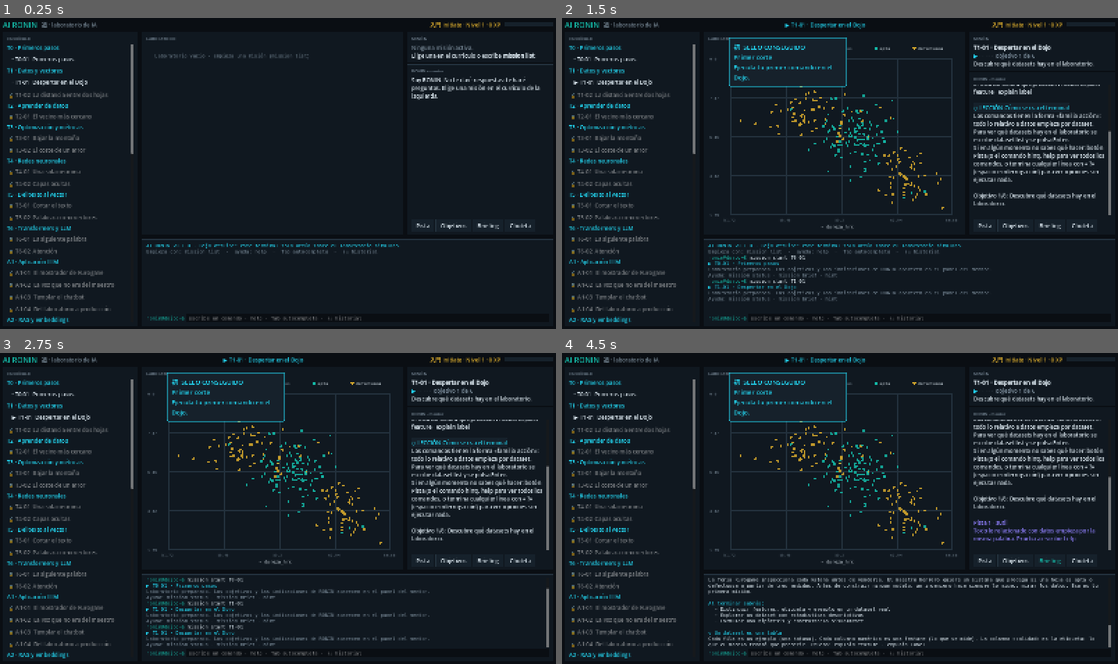
Above: before the commit, frames 1-4 (two rows, left to right).
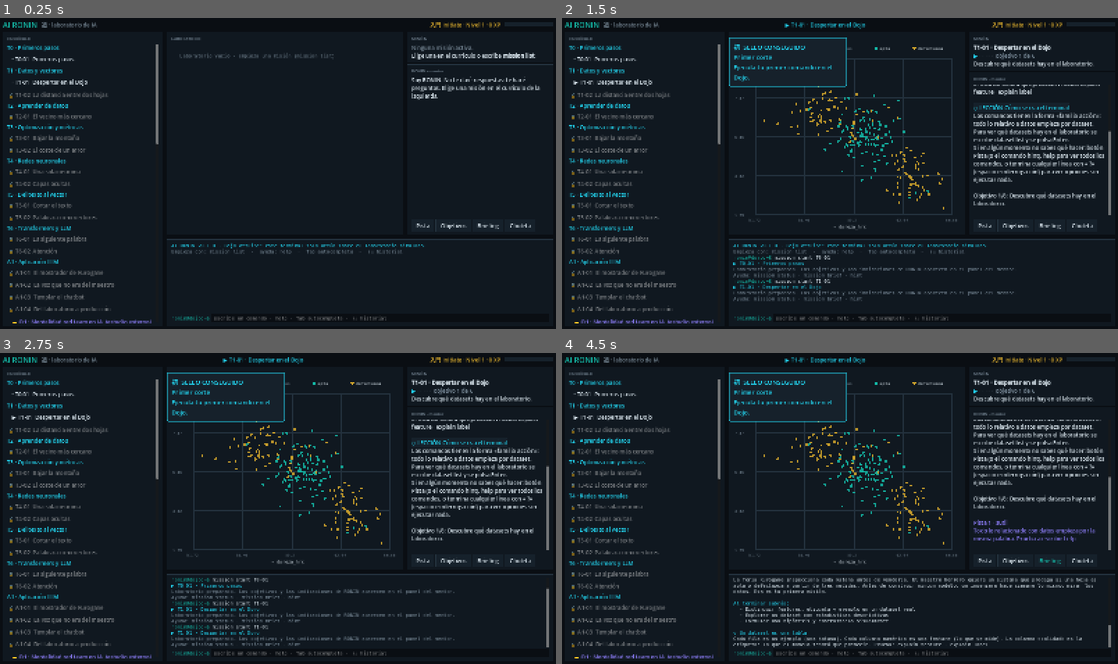
Above: after the commit, the same moments.

Repository: Kanarath/ai-ronin
Game: Godot game, scene res://ui/hub/hub_screen.tscn
The game is run twice, just before and just after one commit, with the same random seed, the same clock (stepped at 60 frames per second) and the same inputs.
Inputs:
- Up to frame 1 (0.25 s): no input
- Up to frame 2 (1.5 s): click "· T0-01 Primeros pasos" at 0.5 s; click "· T1-01 Despertar en el Dojo" at 1.25 s
- Up to frame 3 (2.75 s): click "▶ T1-01 Despertar en el Dojo" at 2 s
- Up to frame 4 (4.5 s): click "Pista" at 2.75 s; click "Objetivos" at 3.5 s; click "Briefing" at 4.25 s

The runs differ from the first frame. In frame 1, 1.8% of the frame differs, in the area x 1-77%, y 6-99%; in frame 2, 5.1%; in frame 3, 5.4%; in frame 4, 6.0%, in the area x 1-97%, y 6-99%.

Commit message:
Ruta de estudio externo: O1–O4, A5 y C4 con lecturas en su punto del temario
- study_path.json: temario (de docs/03), requisitos y referencias de cada unidad
- StudyPath y comando lecturas (lista, detalle, hecho, copiar); el Dojo no abre
  enlaces: los muestra y los copia al portapapeles local
- El mentor anuncia las lecturas de cada misión, las unidades desbloqueadas y
  las recomendadas antes de empezar una misión
- El hub coloca cada unidad tras su requisito
- LECTURAS.md con enlaces clicables, generado por tools/gen_lecturas.gd
- Seis referencias nuevas verificadas el 2026-11-09

Co-Authored-By: Claude Opus 5.5 <noreply@anthropic.com>

Diff:
--- a/game/content/references.json
+++ b/game/content/references.json
@@ -425,6 +425,12 @@
       "url": "https://www.iso.org/standard/42001",
       "consulted": "2026-11-09",
       "review_by": "2027-11-09"
-    }
+    },
+    {"id": "ref.owasp-genai-redteam", "title": "GenAI Red Teaming Guide v1.0 (enero de 2025)", "source": "OWASP GenAI Security Project", "type": "guia", "url": "https://genai.owasp.org/resource/genai-red-teaming-guide/", "consulted": "2026-11-09", "review_by": "2027-05-09"},
+    {"id": "ref.nist-ai-100-2", "title": "NIST AI 100-2 E2025 · Adversarial Machine Learning: A Taxonomy and Terminology of Attacks and Mitigations (marzo de 2025; NIST prevé revisiones anuales)", "source": "NIST", "type": "norma", "url": "https://csrc.nist.gov/pubs/ai/100/2/e2025/final", "consulted": "2026-11-09", "review_by": "2027-03-31"},
+    {"id": "ref.ms-stride", "title": "Microsoft Threat Modeling Tool · categorías de amenaza STRIDE", "source": "Microsoft Learn", "type": "guia", "url": "https://learn.microsoft.com/azure/security/develop/threat-modeling-tool-threats", "consulted": "2026-11-09"},
+    {"id": "ref.mitre-atlas", "title": "MITRE ATLAS (Adversarial Threat Landscape for Artificial-Intelligence Systems) · base de conocimiento viva; comprueba la versión vigente en la web", "source": "MITRE", "type": "base-conocimiento", "url": "https://atlas.mitre.org/", "consulted": "2026-11-09", "review_by": "2027-05-09"},
+    {"id": "ref.cvss-4", "title": "CVSS v4.0 Specification Document (publicada el 1 de noviembre de 2023)", "source": "FIRST", "type": "norma", "url": "https://www.first.org/cvss/v4.0/specification-document", "consulted": "2026-11-09"},
+    {"id": "ref.a2a-spec", "title": "Agent2Agent (A2A) Protocol · especificación (versión estable 1.x; proyecto de la Linux Foundation)", "source": "A2A Project · Linux Foundation", "type": "especificacion", "url": "https://a2a-protocol.org/latest/specification/", "consulted": "2026-11-09", "review_by": "2027-05-09"}
   ]
 }
--- /dev/null
+++ b/game/content/study_path.json
@@ -0,0 +1,54 @@
+{
+  "schema_version": 1,
+  "note": "Unidades del temario sin misión en el Dojo: se estudian por fuera, con las referencias. El texto de «temario» es el de docs/03-curriculo.md; los requisitos siguen la misma tabla.",
+  "units": [
+    {
+      "id": "O1",
+      "title": "O1 · Mentalidad red team en IA",
+      "temario": "En qué cambia la superficie de ataque; ciclo de un engagement; reglas de enfrentamiento y autorización.",
+      "unlock": { "missions": ["A1-04"], "studies": [] },
+      "recommended_before": ["C5-01"],
+      "refs": ["ref.owasp-genai-redteam", "ref.owasp-llm-2025", "ref.nist-ai-100-2"]
+    },
+    {
+      "id": "O2",
+      "title": "O2 · Reconocimiento",
+      "temario": "Identificar componentes de IA, modelos, dependencias y servicios expuestos (en entornos simulados).",
+      "unlock": { "missions": ["A2-03"], "studies": [] },
+      "recommended_before": ["C5-01"],
+      "refs": ["ref.owasp-genai-redteam", "ref.cyclonedx-mlbom", "ref.nist-ai-100-2"]
+    },
+    {
+      "id": "O3",
+      "title": "O3 · Threat modeling",
+      "temario": "Activos, fronteras de confianza, rutas de ataque; STRIDE adaptado; MITRE ATLAS.",
+      "unlock": { "missions": ["A3-03"], "studies": [] },
+      "recommended_before": ["C5-01"],
+      "refs": ["ref.ms-stride", "ref.mitre-atlas", "ref.nist-ai-100-2", "ref.owasp-agentic-2026"]
+    },
+    {
+      "id": "O4",
+      "title": "O4 · Impacto e informes",
+      "temario": "Demostración de impacto e informes: severidad, reproducibilidad, evidencias, recomendaciones y verificación.",
+      "unlock": { "missions": [], "studies": ["O1"] },
+      "recommended_before": ["C5-02", "O5-01"],
+      "refs": ["ref.cvss-4", "ref.owasp-genai-redteam"]
+    },
+    {
+      "id": "A5",
+      "title": "A5 · Multiagente y A2A",
+      "temario": "Orquestador y trabajadores, paso de mensajes, protocolo A2A (Agent Cards, tareas) y delegación; autenticación entre agentes, firma e integridad de los mensajes, confianza cero entre agentes y disyuntores; observabilidad distribuida.",
+      "unlock": { "missions": ["A4-03"], "studies": [] },
+      "recommended_before": [],
+      "refs": ["ref.a2a-spec", "ref.owasp-agentic-2026"]
+    },
+    {
+      "id": "C4",
+      "title": "C4 · Multi-Agent Red Team Lab",
+      "temario": "Capstone de A5: confianza entre agentes.",
+      "unlock": { "missions": [], "studies": ["A5"] },
+      "recommended_before": ["C5-01"],
+      "refs": ["ref.a2a-spec", "ref.owasp-agentic-2026", "ref.owasp-genai-redteam"]
+    }
+  ]
+}
--- /dev/null
+++ b/game/core/commands/study_commands.gd
@@ -0,0 +1,120 @@
+class_name StudyCommands
+extends RefCounted
+## Lecturas: referencias de cada misión y unidades del temario que se estudian fuera del Dojo.
+## El Dojo no abre enlaces ni se conecta a nada: muestra la dirección y, como mucho, la copia
+## al portapapeles local para que la abras tú en tu navegador.
+
+
+static func register(reg: CommandRegistry) -> void:
+	reg.register(Command.new("lecturas", "Ruta de estudio externo y referencias: sin tema, lista las unidades; con tema, sus lecturas.",
+		func(c: CommandContext, a: Dictionary) -> CommandResult: return _show(c, a), "ayuda")
+		.with_signature(CommandSignature.new()
+			.pos("tema", "unidad (O1…), misión (A3-03) o referencia (ref.…)", "string", false)
+			.example("lecturas").example("lecturas O3").example("lecturas C1-01")))
+	reg.register(Command.new("lecturas hecho", "Marca como estudiada una unidad de estudio externo (desbloquea las que dependen de ella).",
+		func(c: CommandContext, a: Dictionary) -> CommandResult: return _done(c, a), "ayuda")
+		.with_signature(CommandSignature.new().pos("unidad", "O1, O2, O3, O4, A5 o C4").example("lecturas hecho O1")))
+	reg.register(Command.new("lecturas copiar", "Copia al portapapeles la dirección de una referencia (el Dojo no abre enlaces).",
+		func(c: CommandContext, a: Dictionary) -> CommandResult: return _copy(c, a), "ayuda")
+		.with_signature(CommandSignature.new().pos("referencia", "id de la referencia (ref.…)").example("lecturas copiar ref.mitre-atlas")))
+
+
+static func _game(c: CommandContext) -> DojoGame:
+	return c.shell.get_game() as DojoGame
+
+
+static func ref_lines(r: CommandResult, path: StudyPath, ids: Array) -> void:
+	for id: String in ids:
+		var ref: Dictionary = path.refs.get(id, {})
+		if ref.is_empty():
+			continue
+		r.line("• %s — %s" % [ref["title"], ref.get("source", ref.get("authors", ""))], "normal")
+		if ref.has("url"):
+			r.line("  %s  (consultada %s) · lecturas copiar %s" % [ref["url"], ref.get("consulted", "?"), id], "muted")
+		else:
+			r.line("  sin enlace en línea (libro o publicación impresa)", "muted")
+
+
+static func _show(c: CommandContext, a: Dictionary) -> CommandResult:
+	var g := _game(c)
+	if g == null:
+		return CommandResult.error("Las lecturas necesitan una partida.")
+	var path := g.study
+	var tema: String = a.get("tema", "") if a.get("tema") != null else ""
+	var r := CommandResult.new()
+	if tema.is_empty():
+		r.line("Ruta de estudio externo: unidades del temario sin misión en el Dojo", "accent")
+		var data: Array = []
+		for u: Dictionary in path.units:
+			var st := path.status(g.progress, u["id"])
+			var req := ", ".join(path.missing(g.progress, u["id"])) if st == "bloqueada" else ""
+			data.append([{"estudiada": "✓", "disponible": "·", "bloqueada": "🔒"}[st] + " " + String(u["id"]), u["title"], st, req])
+		r.table(PackedStringArray(["unidad", "título", "estado", "falta"]), data)
+		r.line("Detalle y enlaces: lecturas <unidad> · lecturas de una misión: lecturas <misión>", "muted")
+		c.emit("study.list", {})
+		return r
+	var u := path.unit(tema)
+	if not u.is_empty():
+		var st := path.status(g.progress, u["id"])
+		r.line("%s · estudio externo (%s)" % [u["title"], st], "accent")
+		r.line("Temario: " + String(u["temario"]), "normal")
+		var after := PackedStringArray(u["unlock"]["missions"]) + PackedStringArray(u["unlock"]["studies"])
+		r.line("Se estudia después de: %s" % (", ".join(after) if not after.is_empty() else "—"), "muted")
+		if not u["recommended_before"].is_empty():
+			r.line("Recomendada antes de: %s" % ", ".join(PackedStringArray(u["recommended_before"])), "muted")
+		if st == "bloqueada":
+			r.line("🔒 Antes completa: %s" % ", ".join(path.missing(g.progress, u["id"])), "warn")
+			return r
+		r.line("No hay misión: lee las referencias a tu ritmo y, cuando lo hayas estudiado, escribe lecturas hecho %s." % u["id"], "muted")
+		ref_lines(r, path, u["refs"])
+		c.emit("study.viewed", {"unit": u["id"], "status": st})
+		return r
+	var m := g.catalog.get_mission(tema.to_upper())
+	if not m.is_empty():
+		r.line("Lecturas de %s · %s" % [m["id"], m["title"]], "accent")
+		var ids: Array = m.get("further_reading", [])
+		if ids.is_empty():
+			r.line("Esta misión no tiene lecturas asociadas.", "muted")
+		ref_lines(r, path, ids)
+		return r
+	if path.refs.has(tema):
+		ref_lines(r, path, [tema])
+		return r
+	return CommandResult.error("No conozco «%s». Prueba: lecturas · lecturas O3 · lecturas A3-03" % tema)
+
+
+static func _done(c: CommandContext, a: Dictionary) -> CommandResult:
+	var g := _game(c)
+	if g == null:
+		return CommandResult.error("Las lecturas necesitan una partida.")
+	var u := g.study.unit(a["unidad"])
+	if u.is_empty():
+		return CommandResult.error("No es una unidad de estudio externo. Lista: lecturas")
+	var st := g.study.status(g.progress, u["id"])
+	if st == "bloqueada":
+		return CommandResult.error("🔒 Antes completa: %s" % ", ".join(g.study.missing(g.progress, u["id"])))
+	g.study.mark_studied(g.progress, u["id"])
+	g.save()
+	var r := CommandResult.new().line("✓ %s marcada como estudiada." % u["title"], "ok")
+	for other: Dictionary in g.study.units:
+		if u["id"] in other["unlock"]["studies"] and g.study.status(g.progress, other["id"]) == "disponible":
+			r.line("Se desbloquea: %s · lecturas %s" % [other["title"], other["id"]], "accent")
+	c.emit("study.done", {"unit": u["id"]})
+	g.progress_changed.emit()
+	return r
+
+
+static func _copy(c: CommandContext, a: Dictionary) -> CommandResult:
+	var g := _game(c)
+	if g == null:
+		return CommandResult.error("Las lecturas necesitan una partida.")
+	var ref: Dictionary = g.study.refs.get(a["referencia"], {})
+	if ref.is_empty():
+		return CommandResult.error("No existe la referencia «%s»." % a["referencia"])
+	if not ref.has("url"):
+		return CommandResult.error("Esa referencia no tiene enlace en línea.")
+	# Portapapeles local del sistema: no hay red ni procesos. En modo headless no existe.
+	if DisplayServer.get_name() != "headless":
+		DisplayServer.clipboard_set(ref["url"])
+		return CommandResult.new().line("✓ Copiado: %s · pégalo en tu navegador." % ref["url"], "ok")
+	return CommandResult.new().line(ref["url"], "normal")
--- a/game/core/dojo_game.gd
+++ b/game/core/dojo_game.gd
@@ -15,6 +15,8 @@
 var library: ContentLibrary
 var shell: Shell
 var catalog: MissionCatalog
+## Unidades del temario que se estudian fuera del Dojo (lecturas).
+var study: StudyPath
 var runner := MissionRunner.new()
 var progress: Progress
 var achievements: Achievements
@@ -31,6 +33,7 @@
 	save_path = p_save_path
 	library = ContentLibrary.load_default()
 	catalog = MissionCatalog.load_default()
+	study = StudyPath.load_default()
 	shell = Shell.new(library)
 	shell.set_game(self)
 	var loaded := SaveStore.read(save_path) if not save_path.is_empty() else {"data": {}, "warning": ""}
@@ -61,6 +64,12 @@
 	# cuyos primeros mensajes (introducción y primer objetivo) deben quedar visibles.
 	mission_started.emit(m)
 	runner.start(m, shell.event_log[-1]["seq"] if not shell.event_log.is_empty() else 0)
+	var pending := study.pending_before(progress, id)
+	if not pending.is_empty():
+		var names := PackedStringArray()
+		for u: Dictionary in pending:
+			names.append("%s (lecturas %s)" % [u["title"], u["id"]])
+		runner.mentor_message.emit("Antes de esta misión se recomienda estudiar por tu cuenta: %s. No es obligatorio, pero la misión da por sabidos esos conceptos." % ", ".join(names), "hint")
 	return ""
 
 
@@ -122,12 +131,28 @@
 
 func _on_mission_finished(result: Dictionary) -> void:
 	var before := progress.level()
+	var first_time := not progress.is_mission_completed(active_mission["id"])
 	var gained := progress.apply_result(active_mission, result)
+	_announce_readings(active_mission, first_time)
 	achievements.on_mission_result(result)
 	_after_xp(before)
 	save()
 	mission_completed.emit(active_mission, result, gained)
 	progress_changed.emit()
+
+
+## Tras una misión: sus lecturas y las unidades de estudio externo que acaba de desbloquear.
+func _announce_readings(m: Dictionary, first_time: bool) -> void:
+	var titles := PackedStringArray()
+	for id: String in m.get("further_reading", []):
+		if study.refs.has(id):
+			titles.append(String(study.refs[id]["title"]))
+	if not titles.is_empty():
+		runner.mentor_message.emit("Para profundizar (enlaces: lecturas %s): %s." % [m["id"], " · ".join(titles)], "info")
+	if not first_time:
+		return
+	for u: Dictionary in study.unlocked_by(progress, m["id"]):
+		runner.mentor_message.emit("Desbloqueado en la ruta de estudio externo: %s. Esta parte del temario no tiene misión: se estudia con lecturas. Escribe lecturas %s." % [u["title"], u["id"]], "lesson")
 
 
 func _after_xp(level_before: int) -> void:
--- /dev/null
+++ b/game/core/progression/study_path.gd
@@ -0,0 +1,88 @@
+class_name StudyPath
+extends RefCounted
+## Unidades del temario que se estudian FUERA del Dojo (sin misión): cuándo se desbloquean,
+## qué preparan y qué referencias leer. El progreso se guarda en progress.data["studies"].
+
+const PATH := "res://content/study_path.json"
+const REFS_PATH := "res://content/references.json"
+
+var units: Array = []
+var refs: Dictionary = {}  # id -> referencia
+
+
+static func load_default() -> StudyPath:
+	var s := StudyPath.new()
+	var data: Dictionary = JSON.parse_string(FileAccess.get_file_as_string(PATH))
+	s.units = data["units"]
+	var rdata: Dictionary = JSON.parse_string(FileAccess.get_file_as_string(REFS_PATH))
+	for r: Dictionary in rdata["references"]:
+		s.refs[r["id"]] = r
+	return s
+
+
+func unit(id: String) -> Dictionary:
+	for u: Dictionary in units:
+		if String(u["id"]).to_lower() == id.to_lower():
+			return u
+	return {}
+
+
+static func is_studied(progress: Progress, id: String) -> bool:
+	return progress.data.get("studies", {}).get(id, {}).get("done", false)
+
+
+## "estudiada", "disponible" o "bloqueada".
+func status(progress: Progress, id: String) -> String:
+	var u := unit(id)
+	if u.is_empty():
+		return ""
+	if is_studied(progress, u["id"]):
+		return "estudiada"
+	return "disponible" if missing(progress, id).is_empty() else "bloqueada"
+
+
+## Requisitos que faltan (misiones o estudios).
+func missing(progress: Progress, id: String) -> PackedStringArray:
+	var u := unit(id)
+	var out := PackedStringArray()
+	for m: String in u["unlock"]["missions"]:
+		if not progress.is_mission_completed(m):
+			out.append(m)
+	for s: String in u["unlock"]["studies"]:
+		if not is_studied(progress, s):
+			out.append(s)
+	return out
+
+
+func mark_studied(progress: Progress, id: String) -> void:
+	if not progress.data.has("studies"):
+		progress.data["studies"] = {}
+	progress.data["studies"][unit(id)["id"]] = {"done": true}
+
+
+## Dónde va una unidad en el temario: tras la unidad de su última misión requisito o,
+## si solo depende de estudios, tras la última unidad de estudio requisito.
+func anchor_of(u: Dictionary, catalog: MissionCatalog) -> String:
+	var missions: Array = u["unlock"]["missions"]
+	if not missions.is_empty():
+		return catalog.get_mission(missions[-1]).get("unit", "")
+	var studies: Array = u["unlock"]["studies"]
+	return studies[-1] if not studies.is_empty() else ""
+
+
+## Unidades que se desbloquean justo al completar `mission_id` (y no lo estaban antes).
+func unlocked_by(progress: Progress, mission_id: String) -> Array:
+	var out: Array = []
+	for u: Dictionary in units:
+		if mission_id in u["unlock"]["missions"] and status(progress, u["id"]) == "disponible":
+			out.append(u)
+	return out
+
+
+## Unidades recomendadas antes de `mission_id` que aún no se han estudiado.
+func pending_before(progress: Progress, mission_id: String) -> Array:
+	var out: Array = []
+	for u: Dictionary in units:
+		if mission_id in u["recommended_before"] and not is_studied(progress, u["id"]):
+			out.append(u)
+	return out
--- a/game/core/terminal/shell.gd
+++ b/game/core/terminal/shell.gd
@@ -40,6 +40,7 @@
 	EngagementCommands.register(registry)
 	GovCommands.register(registry)
 	LabCommands.register(registry)
+	StudyCommands.register(registry)
 
 
 func execute(line: String) -> CommandResult:
--- /dev/null
+++ b/game/tests/unit/core/test_study.gd
@@ -0,0 +1,77 @@
+extends TestCase
+## Tests de la ruta de estudio externo: coherencia con el temario, desbloqueo y comando lecturas.
+
+var game: DojoGame
+var mentor: Array[String] = []
+
+
+func before_each() -> void:
+	game = DojoGame.new("")
+	mentor.clear()
+	game.runner.mentor_message.connect(func(t: String, _k: String) -> void: mentor.append(t))
+
+
+func _done(ids: Array) -> void:
+	for m: String in ids:
+		game.progress.data["missions"][m] = {"completed": true}
+
+
+func test_referencias_y_requisitos_existen() -> void:
+	var ids := game.catalog.ids()
+	for u: Dictionary in game.study.units:
+		assert_true(game.catalog.get_mission(u["id"] + "-01").is_empty(), "%s no debe tener misión" % u["id"])
+		for r: String in u["refs"]:
+			assert_true(game.study.refs.has(r), "%s: falta la referencia %s" % [u["id"], r])
+		for m: String in u["unlock"]["missions"] + u["recommended_before"]:
+			assert_true(m in ids, "%s: no existe la misión %s" % [u["id"], m])
+		for s: String in u["unlock"]["studies"]:
+			assert_false(game.study.unit(s).is_empty(), "%s: no existe el estudio %s" % [u["id"], s])
+
+
+func test_todas_las_lecturas_de_misiones_existen() -> void:
+	for m: Dictionary in game.catalog.missions:
+		for r: String in m.get("further_reading", []):
+			assert_true(game.study.refs.has(r), "%s: falta la referencia %s" % [m["id"], r])
+
+
+func test_orden_del_temario() -> void:
+	assert_eq(game.study.status(game.progress, "O1"), "bloqueada")
+	_done(["A1-04"])
+	assert_eq(game.study.status(game.progress, "O1"), "disponible")
+	assert_eq(game.study.status(game.progress, "O4"), "bloqueada", "O4 va después de O1")
+	assert_false(game.shell.execute("lecturas hecho O4").ok)
+	assert_true(game.shell.execute("lecturas hecho O1").ok)
+	assert_eq(game.study.status(game.progress, "O4"), "disponible")
+	assert_eq(game.study.status(game.progress, "C4"), "bloqueada", "C4 va después de A5")
+	_done(["A4-03"])
+	assert_true(game.shell.execute("lecturas hecho A5").ok)
+	assert_eq(game.study.status(game.progress, "C4"), "disponible")
+
+
+func test_comando_lecturas() -> void:
+	var r := game.shell.execute("lecturas")
+	assert_true(r.ok)
+	assert_true(r.plain_text().contains("O3"))
+	r = game.shell.execute("lecturas O3")
+	assert_true(r.plain_text().contains("Antes completa"), "bloqueada: no enseña enlaces todavía")
+	_done(["A3-03"])
+	r = game.shell.execute("lecturas o3")
+	assert_true(r.plain_text().contains("https://atlas.mitre.org/"))
+	assert_true(r.plain_text().contains("Se estudia después de: A3-03"))
+	r = game.shell.execute("lecturas C1-01")
+	assert_true(r.plain_text().contains("OWASP Top 10 for Agentic"))
+	assert_true(game.shell.execute("lecturas copiar ref.cvss-4").plain_text().contains("first.org"))
+	assert_false(game.shell.execute("lecturas nada").ok)
+
+
+func test_avisos_al_terminar_y_al_empezar() -> void:
+	_done(["T0-01"])
+	game.progress.data["missions"]["A3-02"] = {"completed": true}
+	assert_eq(game.start_mission("A3-03"), "")
+	game.runner._finish(false)
+	assert_true(mentor.any(func(t: String) -> bool: return t.contains("Desbloqueado en la ruta de estudio externo: O3")))
+	assert_true(mentor.any(func(t: String) -> bool: return t.contains("lecturas A3-03")))
+	_done(["A4-03", "A6-03", "O6-03", "C1-02", "C2-02", "C3-02"])
+	mentor.clear()
+	assert_eq(game.start_mission("C5-01"), "")
+	assert_true(mentor.any(func(t: String) -> bool: return t.contains("se recomienda estudiar") and t.contains("O1") and t.contains("C4")))
--- /dev/null
+++ b/game/tools/gen_lecturas.gd
@@ -0,0 +1,67 @@
+extends SceneTree
+## Genera LECTURAS.md (raíz del repositorio) a partir de missions/, study_path.json y
+## references.json, en el orden del temario. Herramienta de desarrollo: el Dojo no la usa.
+## Uso (desde la raíz): godot --headless --path game -s res://tools/gen_lecturas.gd
+
+const OUT := "res://../LECTURAS.md"
+
+
+func _initialize() -> void:
+	var catalog := MissionCatalog.load_default()
+	var study := StudyPath.load_default()
+	var md := PackedStringArray()
+	md.append("# Lecturas de AI RONIN")
+	md.append("")
+	md.append("Generado con `game/tools/gen_lecturas.gd`; no lo edites a mano. Las mismas lecturas están en el Dojo con el comando `lecturas`.")
+	md.append("")
+	md.append("Las unidades marcadas como **estudio externo** forman parte del temario pero no tienen misión en el Dojo: se estudian con estas referencias, a tu ritmo, en el punto indicado. Cuando las hayas estudiado, márcalas en el Dojo con `lecturas hecho <unidad>`; algunas desbloquean otras.")
+	md.append("")
+	var units: Array[String] = []
+	for m: Dictionary in catalog.missions:
+		if not m["unit"] in units:
+			units.append(m["unit"])
+	for unit: String in units:
+		md.append("## " + unit)
+		md.append("")
+		for m: Dictionary in catalog.missions:
+			if m["unit"] != unit or m.get("further_reading", []).is_empty():
+				continue
+			md.append("**%s · %s**" % [m["id"], m["title"]])
+			md.append("")
+			for id: String in m["further_reading"]:
+				md.append(_ref(study, id))
+			md.append("")
+		_studies(md, study, catalog, unit)
+	var f := FileAccess.open(OUT, FileAccess.WRITE)
+	f.store_string("\n".join(md).strip_edges() + "\n")
+	f.close()
+	print("LECTURAS.md generado")
+	quit(0)
+
+
+func _studies(md: PackedStringArray, study: StudyPath, catalog: MissionCatalog, anchor: String) -> void:
+	for u: Dictionary in study.units:
+		if study.anchor_of(u, catalog) != anchor:
+			continue
+		md.append("### 📖 %s · estudio externo" % u["title"])
+		md.append("")
+		md.append("- **Temario:** " + String(u["temario"]))
+		var after := PackedStringArray(u["unlock"]["missions"]) + PackedStringArray(u["unlock"]["studies"])
+		md.append("- **Se estudia después de:** " + ", ".join(after))
+		if not u["recommended_before"].is_empty():
+			md.append("- **Recomendada antes de:** " + ", ".join(PackedStringArray(u["recommended_before"])))
+		md.append("- **Referencias:**")
+		for id: String in u["refs"]:
+			md.append("  " + _ref(study, id))
+		md.append("")
+		_studies(md, study, catalog, u["id"])
+
+
+func _ref(study: StudyPath, id: String) -> String:
+	var r: Dictionary = study.refs.get(id, {})
+	if r.is_empty():
+		return "- (falta la referencia %s)" % id
+	var who: String = r.get("source", r.get("authors", ""))
+	if not r.has("url"):
+		return "- %s — %s (sin enlace en línea)" % [r["title"], who]
+	return "- [%s](%s) — %s · consultada %s" % [r["title"], r["url"], who, r.get("consulted", "?")]
--- a/game/ui/hub/hub_screen.gd
+++ b/game/ui/hub/hub_screen.gd
@@ -275,18 +275,38 @@
 			var id: String = m["id"]
 			b.pressed.connect(func() -> void: _run("mission start " + id))
 			_curriculum_box.add_child(b)
+		_add_studies(unit_id)
 	var sep := Label.new()
 	sep.text = "\nPRÓXIMAMENTE"
 	sep.add_theme_color_override("font_color", RoninPalette.MUTED)
 	sep.add_theme_font_size_override("font_size", 12)
 	_curriculum_box.add_child(sep)
 	for unit_id: String in UNIT_TITLES:
-		if unit_id in active_units:
+		if unit_id in active_units or not game.study.unit(unit_id).is_empty():
 			continue
 		var l := Label.new()
 		l.text = "🔒 " + UNIT_TITLES[unit_id]
 		l.add_theme_color_override("font_color", RoninPalette.LINE.lightened(0.3))
 		_curriculum_box.add_child(l)
+
+
+## Unidades de estudio externo colocadas en su sitio del temario: tras la unidad de su
+## misión requisito, o tras la unidad de estudio de la que dependen.
+func _add_studies(anchor: String) -> void:
+	for u: Dictionary in game.study.units:
+		if game.study.anchor_of(u, game.catalog) != anchor:
+			continue
+		var st := game.study.status(game.progress, u["id"])
+		var b := Button.new()
+		b.text = "%s %s  (estudio externo)" % [{"estudiada": "✓", "disponible": "📖", "bloqueada": "🔒"}[st], u["title"]]
+		b.alignment = HORIZONTAL_ALIGNMENT_LEFT
+		b.flat = true
+		b.tooltip_text = "Sin misión: se estudia con lecturas · %s · %s" % [st, u["temario"]]
+		b.add_theme_color_override("font_color", RoninPalette.TEAL if st == "estudiada" else RoninPalette.VIOLET)
+		var sid: String = u["id"]
+		b.pressed.connect(func() -> void: _run("lecturas " + sid))
+		_curriculum_box.add_child(b)
+		_add_studies(sid)
 
 
 func _refresh_mission() -> void:
Not shown, added: game/core/commands/study_commands.gd.uid
Not shown, added: game/core/progression/study_path.gd.uid
Not shown, added: game/tests/unit/core/test_study.gd.uid
Not shown, added: LECTURAS.md
